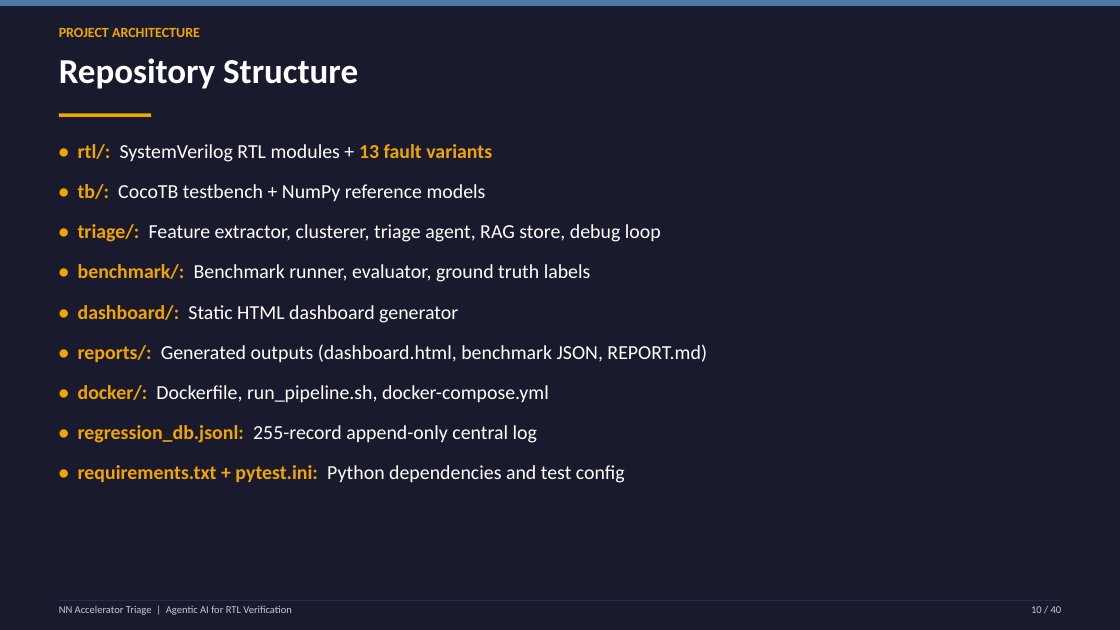
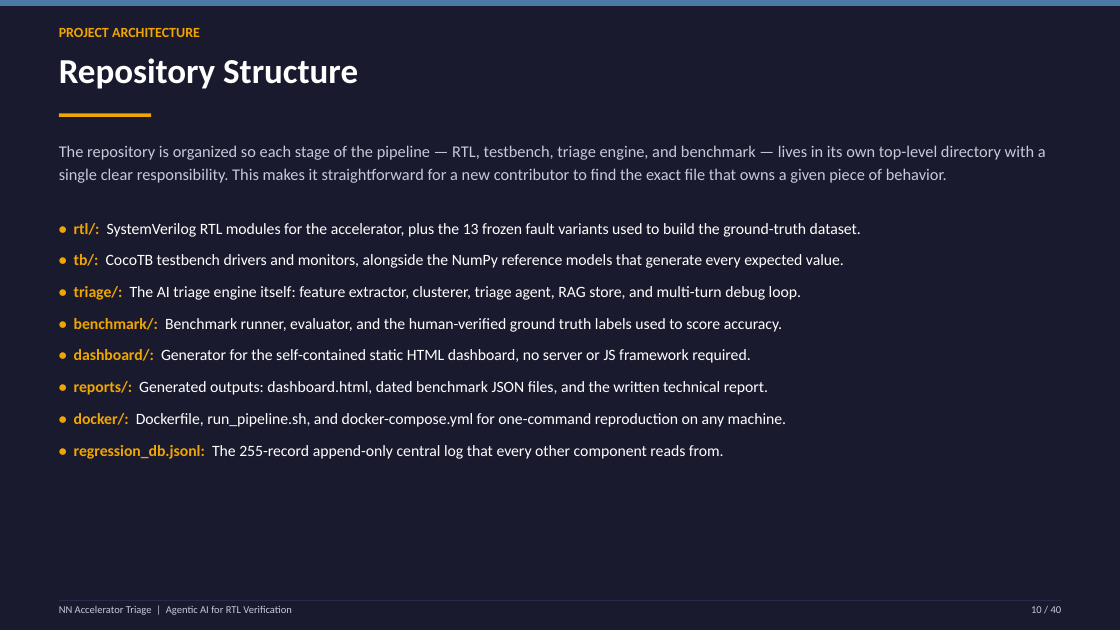
Before and after one commit to Sumedh350/nn-accel-triage, a slide deck: slide 10 of reports/nn_accel_triage_presentation.pptx. Drawn at 1120x630 pixels with LibreOffice and Linux fonts; fonts in the diff are those of the drawing. Boxes give left, top, right and bottom in pixels: in the first picture for what was removed or moved away, otherwise in the second. Text is boxed around its words. In the diff, an @@ line names an element or a change of style, - is before the commit and + after.

```diff
--- a/reports/nn_accel_triage_presentation.pptx
+++ b/reports/nn_accel_triage_presentation.pptx
@@ text added at box(59, 145, 1046, 183), 14 pt, text #C7C9D9 @@
+The repository is organized so each stage of the pipeline — RTL, testbench, triage engine, and benchmark — lives in its own top-level directory with a single clear responsibility. This makes it straightforward for a new contributor to find the exact file that owns a given piece of behavior.
@@ text at box(74, 223, 861, 459): text changed; size 17 to 13.5 pt @@
-• rtl/: SystemVerilog RTL modules + 13 fault variants
-• tb/: CocoTB testbench + NumPy reference models
-• triage/: Feature extractor, clusterer, triage agent, RAG store, debug loop
-• benchmark/: Benchmark runner, evaluator, ground truth labels
-• dashboard/: Static HTML dashboard generator
-• reports/: Generated outputs (dashboard.html, benchmark JSON, REPORT.md)
-• docker/: Dockerfile, run_pipeline.sh, docker-compose.yml
-• regression_db.jsonl: 255-record append-only central log
-• requirements.txt + pytest.ini: Python dependencies and test config
+• rtl/: SystemVerilog RTL modules for the accelerator, plus the 13 frozen fault variants used to build the ground-truth dataset.
+• tb/: CocoTB testbench drivers and monitors, alongside the NumPy reference models that generate every expected value.
+• triage/: The AI triage engine itself: feature extractor, clusterer, triage agent, RAG store, and multi-turn debug loop.
+• benchmark/: Benchmark runner, evaluator, and the human-verified ground truth labels used to score accuracy.
+• dashboard/: Generator for the self-contained static HTML dashboard, no server or JS framework required.
+• reports/: Generated outputs: dashboard.html, dated benchmark JSON files, and the written technical report.
+• docker/: Dockerfile, run_pipeline.sh, and docker-compose.yml for one-command reproduction on any machine.
+• regression_db.jsonl: The 255-record append-only central log that every other component reads from.
```
Also in this commit, not shown: 36 other slides changed.
